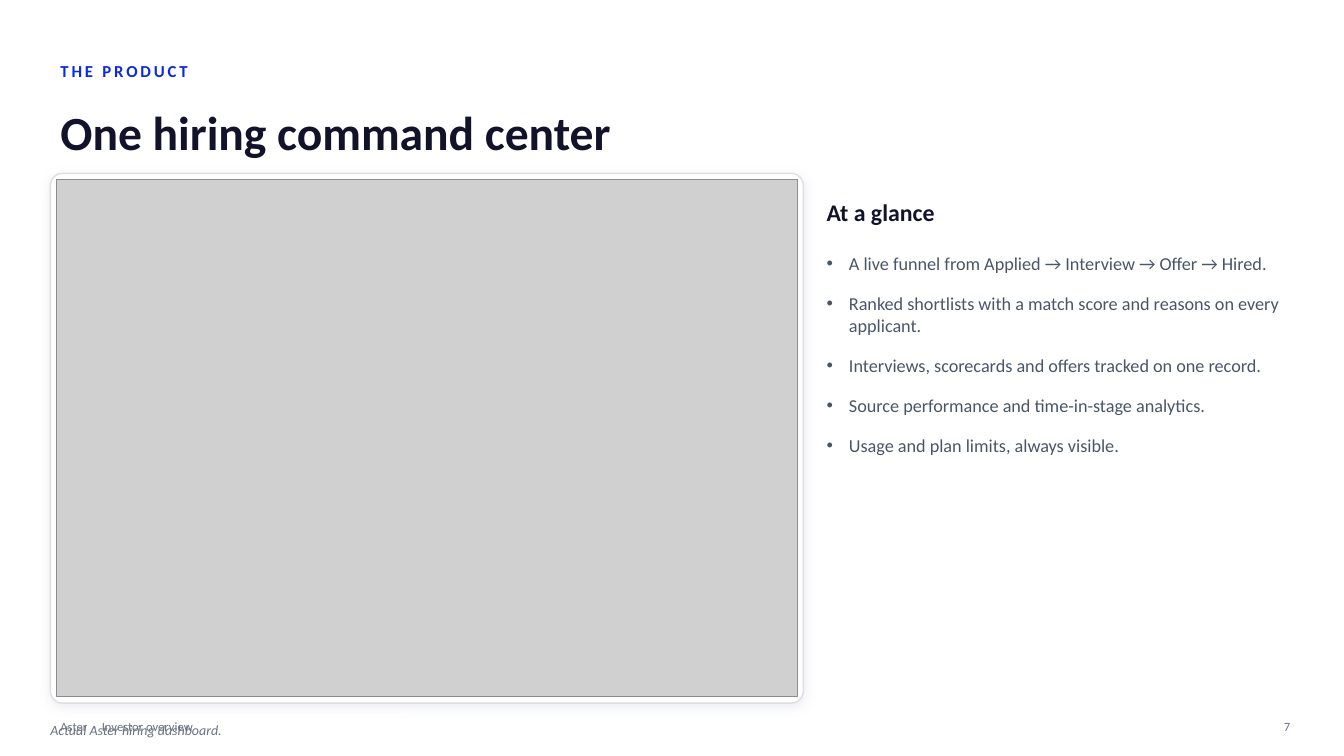
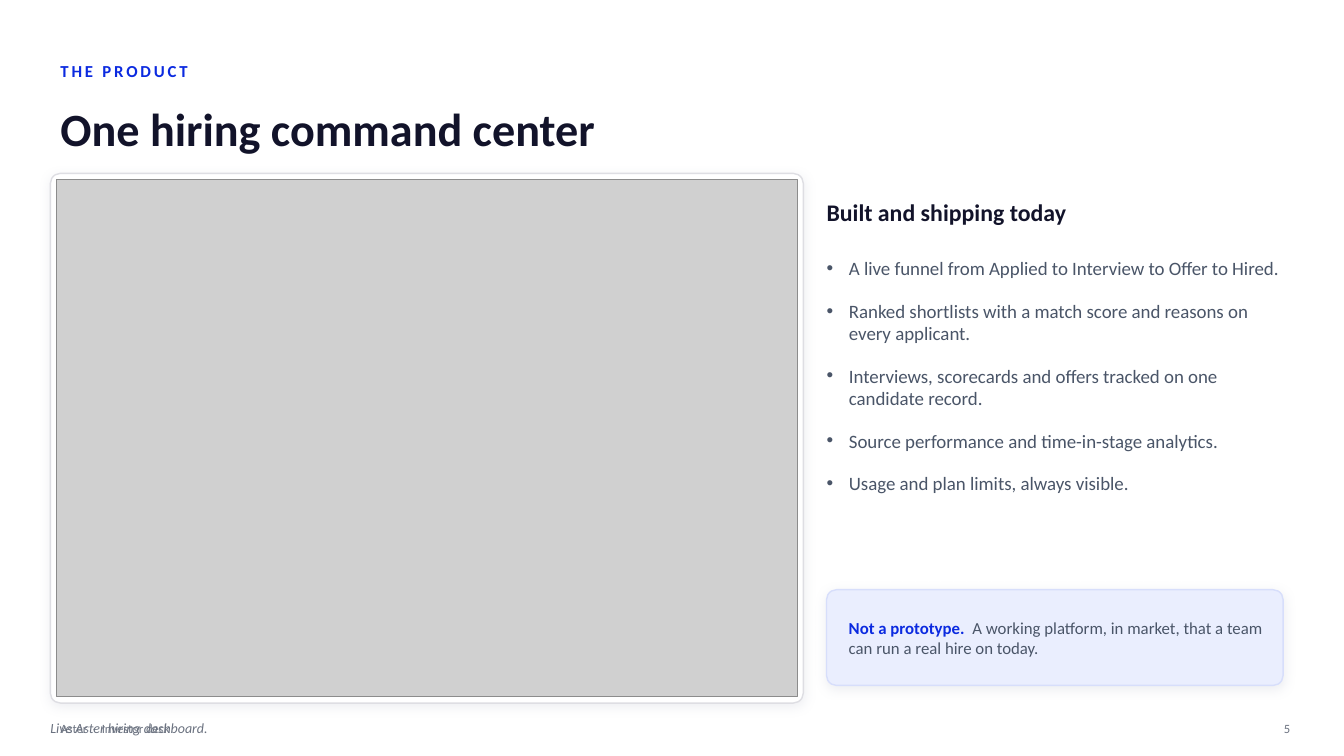
Before and after one commit to shahramly83/aster, a slide deck: slide 5 of docs/aster-investor.pptx (slide 7 before the commit). Drawn at 1344x756 pixels with LibreOffice and Linux fonts; fonts in the diff are those of the drawing; grey boxes stand for pictures. Boxes give left, top, right and bottom in pixels: in the first picture for what was removed or moved away, otherwise in the second. Text is boxed around its words. In the diff, an @@ line names an element or a change of style, - is before the commit and + after.

```diff
--- a/docs/aster-investor.pptx
+++ b/docs/aster-investor.pptx
@@ text "One hiring command center" at bbox=[60, 113, 595, 154]: size 34 to 33 pt @@
@@ text at bbox=[827, 204, 1066, 225]: text changed @@
-At a glance
+Built and shipping today
@@ text at bbox=[849, 262, 1278, 278]: text changed; size 13 to 13.5 pt @@
-• A live funnel from Applied → Interview → Offer → Hired.
+• A live funnel from Applied to Interview to Offer to Hired.
@@ text at bbox=[849, 305, 1248, 493]: size 13 to 13.5 pt in "Ranked shortlists with a match score and ...", "Source performance and time-in-stage analytics.", "Usage and plan limits, always visible."; more space between paragraphs @@
@@ text at bbox=[849, 370, 1217, 405]: text changed; size 13 to 13.5 pt @@
-• Interviews, scorecards and offers tracked on one record.
+• Interviews, scorecards and offers tracked on one candidate record.
@@ rounded rectangle added at bbox=[827, 590, 1284, 686], fill #EAEEFE, outline #D7DEFB 1 pt @@
@@ text added at bbox=[849, 622, 1262, 657], 12 pt, text #4A5568 @@
+Not a prototype. A working platform, in market, that a team can run a real hire on today.
@@ text at bbox=[50, 723, 208, 736]: text changed @@
-Actual Aster hiring dashboard.
+Live Aster hiring dashboard.
@@ text at bbox=[60, 723, 170, 736]: text changed @@
-Aster · Investor overview
+Aster · Investor deck
@@ text removed at bbox=[1284, 723, 1290, 731] @@
-7
@@ text added at bbox=[1284, 725, 1290, 733], 9 pt, text #6B7280 @@
+5
```
Also in this commit, not shown: 6 other slides changed, 7 slides added, 5 slides removed.
